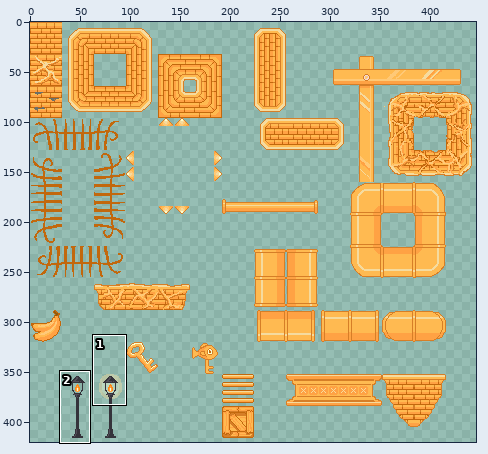
File history of a pixel-art file, sprites/yellow_sprite_sheet.aseprite. Above: a wide view before the commit, with the close-up outlined.
Close-up. Before:
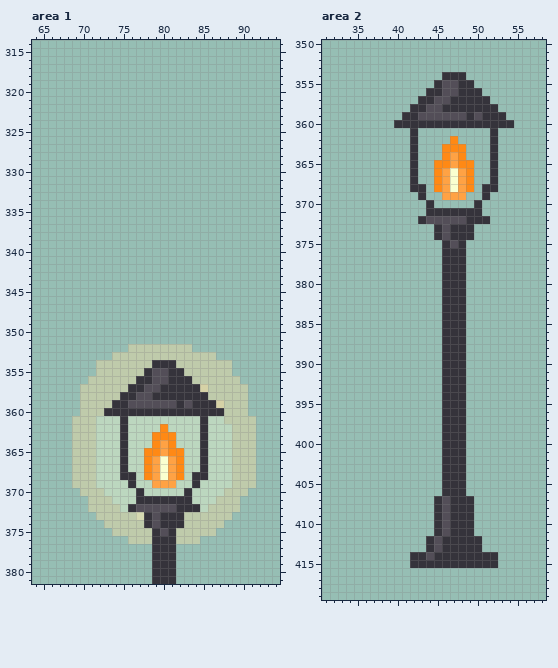
450x450 pixels, 1 frame. Shown: area 1: x 64..94, y 314..381; area 2: x 31..58, y 350..419. The wide view leaves out empty margins.
Now the later version:
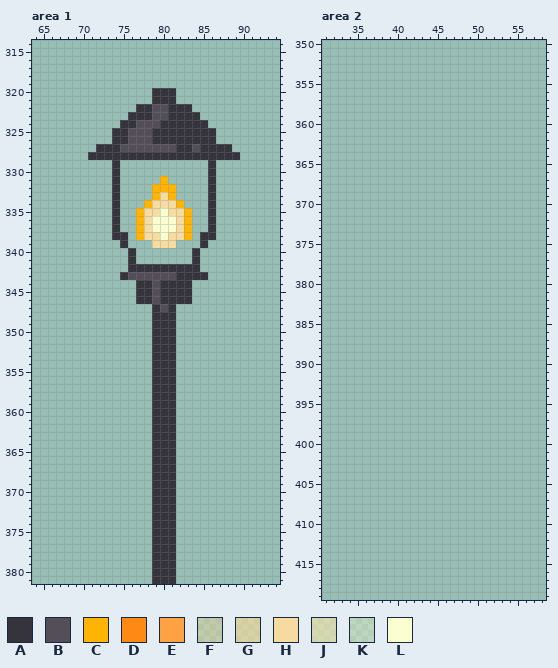
Palette (. is transparent): A #35333b  B #534e58  C #ffb404  D #ff8915  E #ffa244  F #f5db9f6e  G #f5db9fad  H #f5db9f  J #f7e7b0a5  K #faffd061  L #faffd0
What changed:
layer "Layer 1" removed
Changed rows in their new state; - is an unchanged pixel.
Area 1:
first column x 69:
320 ----------AAA----------
321 ----------AAA----------
322 --------AABBAAA--------
323 -------AAABBAAAA-------
324 ------AABBBAAAAAA------
325 -----AABBBAAAAAAAA-----
326 -----AABBBAAAAAAAA-----
327 ---AAABBBBBBBAABAAAA---
328 --AAAAAAAAAAAAAAAAAAA--
329 -----A-----------A-----
330 -----A-----------A-----
331 -----A-----C-----A-----
332 -----A----CCC----A-----
333 -----A----CHC----A-----
334 -----A---CHHHC---A-----
335 -----A--CHHLHHC--A-----
336 -----A--CHLLLHC--A-----
337 -----A--CHLLLHC--A-----
338 -----AA-CHHLHHC-AA-----
339 ------A---HHH---A------
340 -------A-------A-------
341 -------A-------A-------
342 -------AAAAAAAAA-------
343 ------ABBBBBBAAAA------
344 --------AABAAAA--------
345 --------AABAAAA--------
346 --------AABAAAA--------
347 ----------ABA----------
348 ----------AAA----------
349 ----------AAA----------
350 ----------AAA----------
351 ----------AAA----------
352 -------...AAA..--------
353 -----.....AAA.....-----
354 ---.......---.......---
355 ---.......AA-.......---
356 --........AA-........--
357 -.........A--.........-
358 -.........---.........-
359 -.........AAA.........-
360 -.........---.........-
361 ..........AAA..........
362 ..........AAA..........
363 ..........AAA..........
364 ..........AAA..........
365 ..........AAA..........
366 ..........AAA..........
367 ..........AAA..........
368 ..........AAA..........
369 ..........AAA..........
370 -.........AAA.........-
371 --........---........--
372 --........AAA........--
373 ---.......A--.......---
374 ----......A--......----
375 -----.....-A-.....-----
376 -------...---...-------
Area 2:
first column x 40:
354 ------...------
355 -----.....-----
356 ----.......----
357 ---.........---
358 --...........--
359 -.............-
360 ...............
361 --.---------.--
362 --.----.----.--
363 --.---...---.--
364 --.---...---.--
365 --.--.....--.--
366 --.--.....--.--
367 --.--.....--.--
368 --..-.....-..--
369 ---.--...--.---
370 ----.-----.----
371 ----.......----
372 ---.........---
373 -----.....-----
374 -----.....-----
375 ------...------
376 ------...------
377 ------...------
378 ------...------
379 ------...------
380 ------...------
381 ------...------
382 ------...------
383 ------...------
384 ------...------
385 ------...------
386 ------...------
387 ------...------
388 ------...------
389 ------...------
390 ------...------
391 ------...------
392 ------...------
393 ------...------
394 ------...------
395 ------...------
396 ------...------
397 ------...------
398 ------...------
399 ------...------
400 ------...------
401 ------...------
402 ------...------
403 ------...------
404 ------...------
405 ------...------
406 ------...------
407 -----.....-----
408 -----.....-----
409 -----.....-----
410 -----.....-----
411 -----.....-----
412 ----.......----
413 ----.......----
414 --...........--
415 --...........--
Where, in picture pixels (left, top, right, bottom), the same in both close-ups:
changed: (72, 88, 256, 544)
erased: (394, 72, 514, 568)
